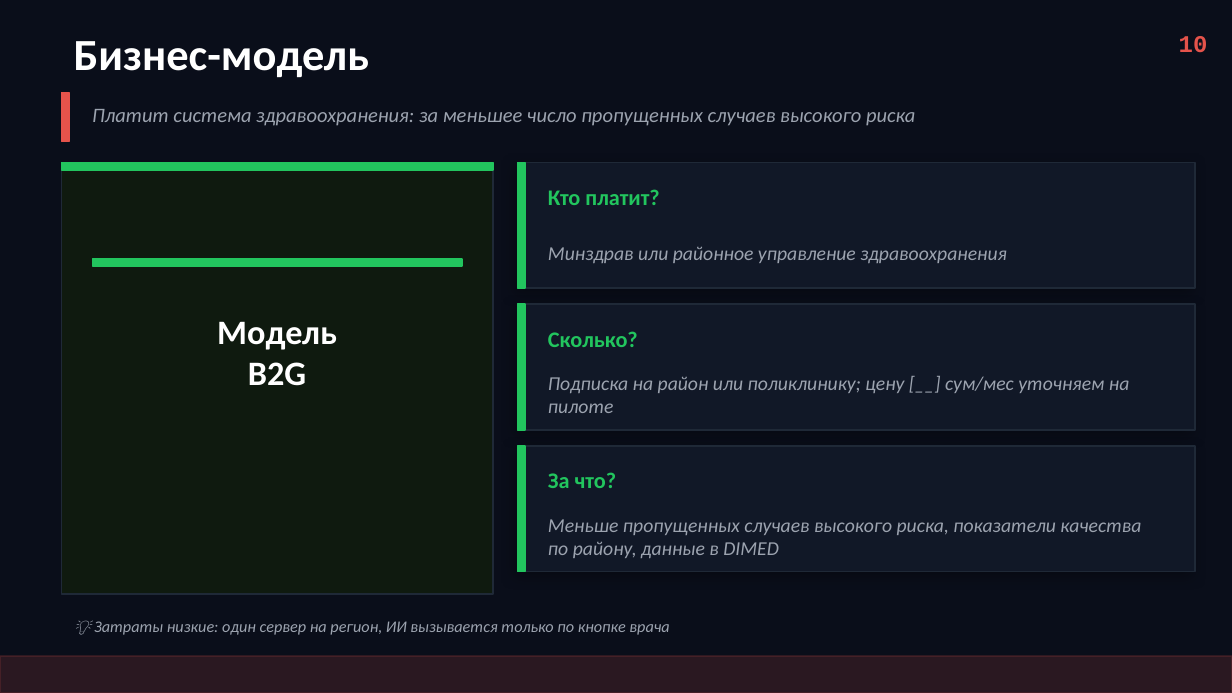
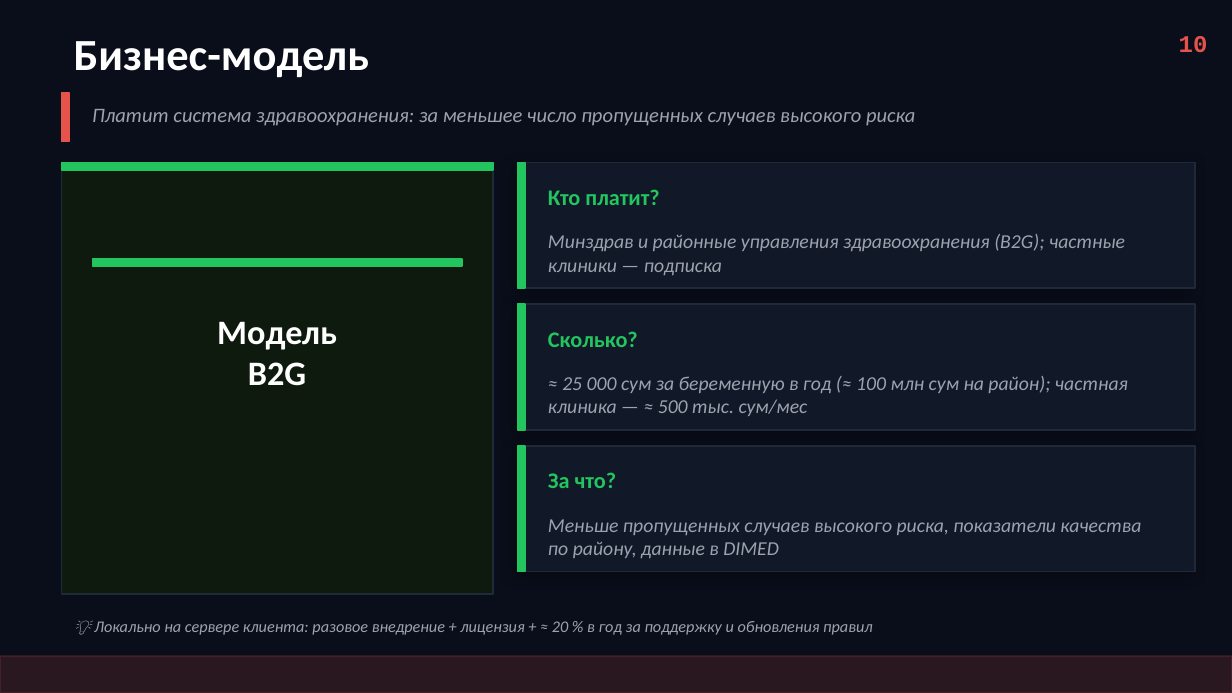
Before and after one commit to ilyaplaxov/ona-bola-signal, a slide deck: slide 10 of docs/pitch/Ona-Bola_Signal_pitch.pptx. Drawn at 1232x693 pixels with LibreOffice and Linux fonts; fonts in the diff are those of the drawing. Boxes give left, top, right and bottom in pixels: in the first picture for what was removed or moved away, otherwise in the second. Text is boxed around its words. In the diff, an @@ line names an element or a change of style, - is before the commit and + after.

```diff
--- a/docs/pitch/Ona-Bola_Signal_pitch.pptx
+++ b/docs/pitch/Ona-Bola_Signal_pitch.pptx
@@ text at (548, 234, 1125, 275): text changed @@
-Минздрав или районное управление здравоохранения
+Минздрав и районные управления здравоохранения (B2G); частные клиники — подписка
@@ text at (548, 376, 1128, 416): text changed @@
-Подписка на район или поликлинику; цену [__] сум/мес уточняем на пилоте
+≈ 25 000 сум за беременную в год (≈ 100 млн сум на район); частная клиника — ≈ 500 тыс. сум/мес
@@ text at (94, 621, 872, 635): text changed @@
-💡 Затраты низкие: один сервер на регион, ИИ вызывается только по кнопке врача
+💡 Локально на сервере клиента: разовое внедрение + лицензия + ≈ 20 % в год за поддержку и обновления правил
```
Also in this commit, not shown: 3 other slides changed.
